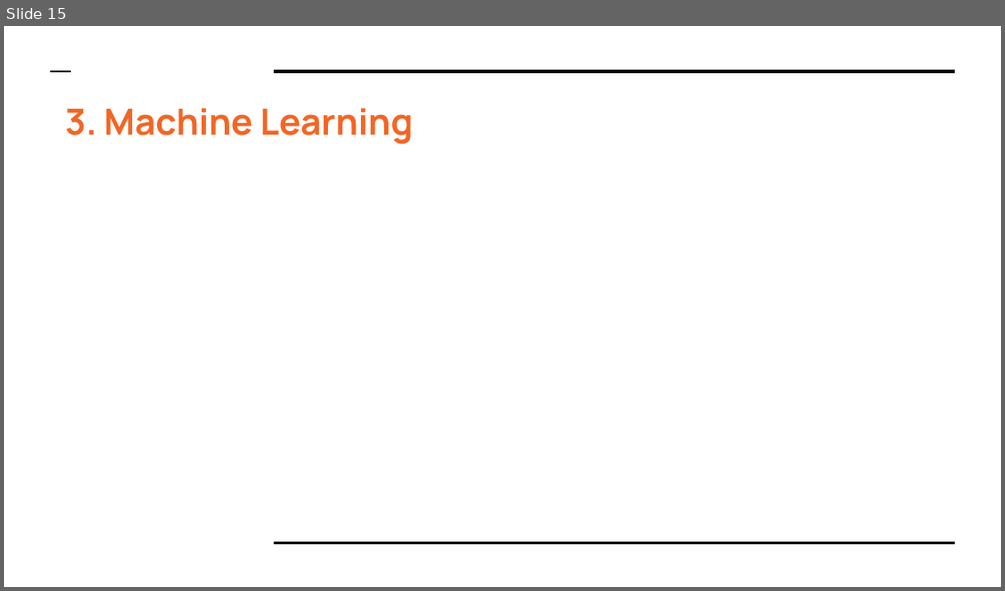
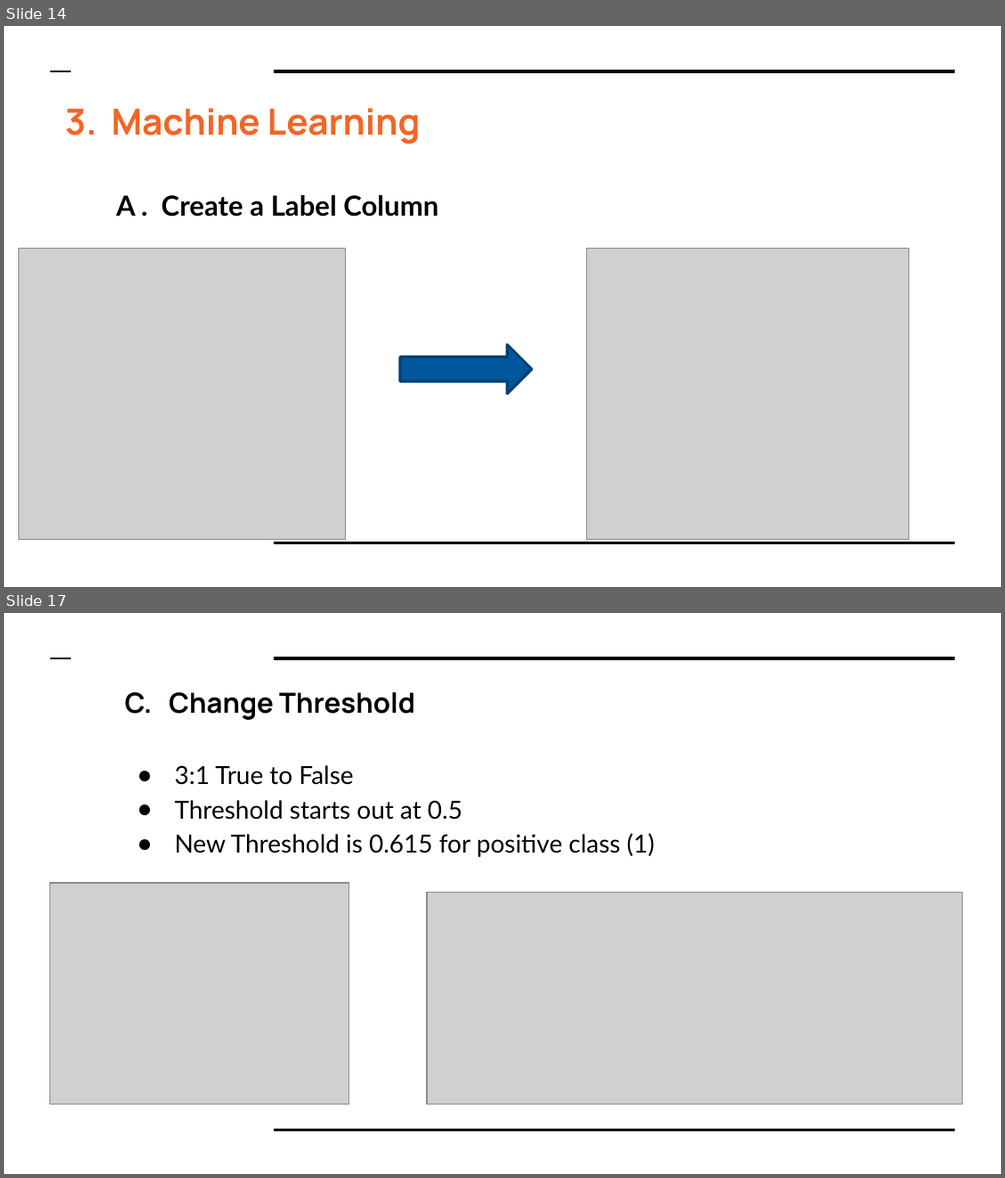
Before and after one commit to HoManLeung/Amazon-analysis, a slide deck: Final Project DS610.pptx. Shown one above the other, each under a label of ours: slide 15 before the commit, slides 14 and 17 after it; the slides between them are not shown. The pictures are 1005x591 and 1005x1178 pixels, drawn with LibreOffice and Linux fonts; fonts in the diff are those of the drawing; grey boxes stand for pictures. Boxes give left, top, right and bottom in pixels: in the first picture for what was removed or moved away, otherwise in the second. Text is boxed around its words. In the diff, an @@ line names an element or a change of style, - is before the commit and + after.

```diff
--- a/Final Project DS610.pptx
+++ b/Final Project DS610.pptx
@@ slide 17 added at (4, 613, 1001, 1174), background #FFFFFF; not listed: 3 template elements that a slide beside it also shows @@
@@ title added at (125, 692, 415, 720), 20 pt, text #000000, bold @@
+C. Change Threshold
@@ text added at (175, 765, 655, 857), 18 pt, text #000000 @@
+● 3:1 True to False
+● Threshold starts out at 0.5
+● New Threshold is 0.615 for positive class (1)
@@ picture added at (50, 884, 349, 1104) @@
@@ picture added at (427, 892, 962, 1103) @@
@@ what was slide 15 is now slide 14 @@
@@ slide 14 changed as well @@
@@ title "3. Machine Learning" rewrapped from (65, 108, 413, 144) to (65, 108, 421, 144) @@
@@ text added at (116, 195, 438, 216), 20 pt, text #000000, bold @@
+A . Create a Label Column
@@ picture added at (19, 248, 346, 540) @@
@@ picture added at (586, 248, 908, 540) @@
@@ right arrow added at (400, 344, 531, 393), fill #01579B, outline #014073 2 pt @@
```
Also in this commit, not shown: 5 other slides changed, 6 other slides added, 1 slide removed.
